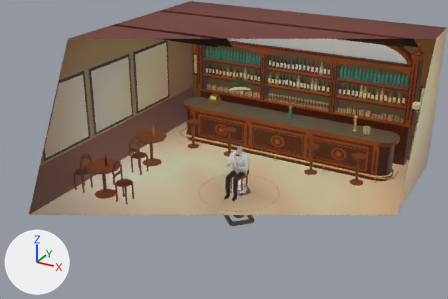
What one commit did to the glTF model src/client/game/assets/boliche.glb.
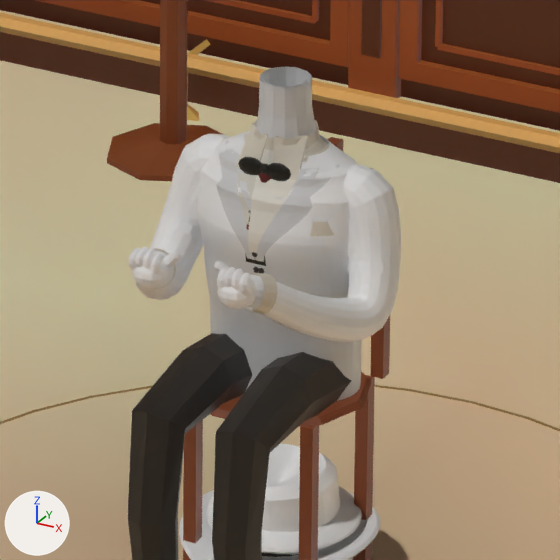
Old and new are each drawn from a camera (50 mm lens) standing at (6.056, -11.756, 6.904) and looking at (-0.343, -0.122, 1.087) and again close up on the part from 48% to 59% of the width and 47% to 64% of the height. Arrows for +X, +Y and +Z are at lower left; the lights stay in place. The last two pictures show the newer version. Everything nearer to the camera than a plane just in front of the edit is cut away. Where no turn or scale is listed for an object, it has been applied to the vertices. Vertices at exactly the same position are counted once.

The first close-up shows 'boliche', 'cabeza', 'cuerpo', 'mesa', 'silla'.
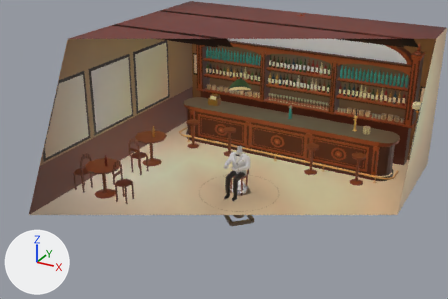
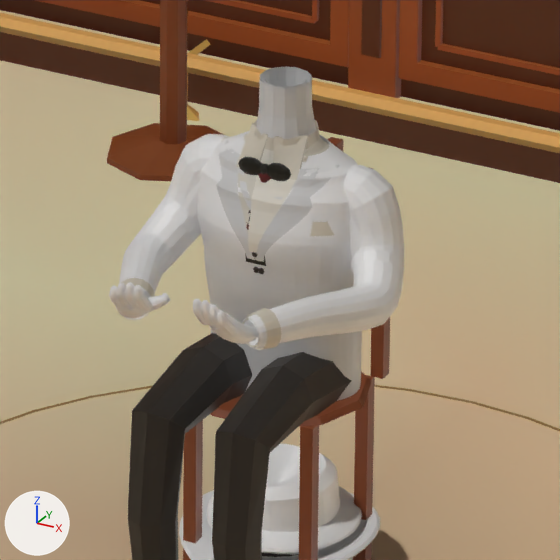
Where the newer file only moved an object's origin or applied its transform, the numbers keep the older frame.

The change, as a diff of the scene's bpy script:
```diff
--- a/src/client/game/assets/boliche.glb.py
+++ b/src/client/game/assets/boliche.glb.py
@@ me_cuerpo @@
 # used by ob_cuerpo; location = (0.0, -0.179, 0.588)
-me_cuerpo.from_pydata(...)  # 10112 vertices, 18717 faces; spans x -0.287..0.287, y -0.331..0.331, z -0.583..0.583
+me_cuerpo.from_pydata(...)  # 10878 vertices, 20192 faces; spans x -0.311..0.311, y -0.338..0.331, z -0.583..0.583
+# me_cuerpo part 1: a new loose piece, a UV sphere (9 segments, 5 rings, poles along z) spanning x -0.096..-0.08, y -0.337..-0.321, z 0.281..0.299, in mat_defaultmaterial_003
+# me_cuerpo part 2: a new loose piece, a UV sphere (9 segments, 5 rings, poles along z) spanning x -0.077..-0.06, y -0.337..-0.321, z 0.28..0.298, in mat_defaultmaterial_003
+# me_cuerpo part 3: a new loose piece, a UV sphere (9 segments, 5 rings, poles along z) spanning x -0.061..-0.041, y -0.255..-0.236, z 0.224..0.245, in mat_defaultmaterial_003
+# me_cuerpo part 4: a new loose piece, a UV sphere (9 segments, 5 rings, poles along z) spanning x 0.08..0.096, y -0.337..-0.321, z 0.281..0.299, in mat_defaultmaterial_003
+# me_cuerpo part 5: the loose piece of 32 vertices spanning x -0.166..-0.079, y -0.194..-0.12, z 0.207..0.296 is multiplied about its middle by the matrix ((0.988, 0.064, 0.143), (-0.017, 0.952, -0.307), (-0.156, 0.301, 0.941)), then moved by (-0.03, -0.037, -0.061)
+# me_cuerpo part 6: the loose piece of 32 vertices spanning x 0.079..0.166, y -0.194..-0.12, z 0.207..0.296 is multiplied about its middle by the matrix ((0.988, -0.064, -0.143), (0.017, 0.952, -0.307), (0.156, 0.301, 0.941)), then moved by (0.03, -0.037, -0.061)
+# me_cuerpo part 7: the loose piece of 24 vertices spanning x -0.279..-0.172, y 0.112..0.217, z 0.161..0.236 is multiplied about its middle by the matrix ((0.988, 0.062, 0.138), (-0.103, 0.943, 0.315), (-0.111, -0.326, 0.939)), then moved by (-0.012, -0.006, 0.013)
+# me_cuerpo part 8: the loose piece of 24 vertices spanning x 0.172..0.279, y 0.112..0.217, z 0.161..0.236 is multiplied about its middle by the matrix ((0.988, -0.062, -0.138), (0.103, 0.943, 0.315), (0.111, -0.326, 0.939)), then moved by (0.012, -0.006, 0.013)
+# me_cuerpo part 9: 24 loose pieces with 952 vertices, spanning x -0.141..0.14, y -0.255..-0.162, z 0.235..0.333, are deleted
+# me_cuerpo part 10: 35 vertices moved within x -0.19..0.19, y 0.057..0.255, z 0.232..0.404; 2197 vertices removed from x -0.287..0.287, y -0.198..0.263, z 0.071..0.406; 3459 vertices added at x -0.311..0.311, y -0.338..0.263, z 0.109..0.406
+# other edits to the shape of me_cuerpo do not show in these pictures
 me_cuerpo.materials.append(mat_defaultmaterial_003)
```

Location of each change, [x1, y1, x2, y2] in pixels of the close-ups (560 x 560 px; the box of a moved part takes in the faces that stretch with it):
'cuerpo', reshaped: before [128, 66, 401, 560]; after [109, 66, 404, 560]
part 1 of me_cuerpo, added: after [126, 282, 134, 289]
part 2 of me_cuerpo, added: after [134, 285, 142, 291]
part 3 of me_cuerpo, added: after [161, 295, 170, 304]
part 4 of me_cuerpo, added: after [201, 300, 209, 306]
part 5 of me_cuerpo, moved or reshaped: before [154, 248, 176, 289]; after [116, 278, 155, 320]
part 6 of me_cuerpo, moved or reshaped: before [244, 273, 278, 314]; after [246, 308, 281, 350]
part 7 of me_cuerpo, moved or reshaped: before [160, 212, 203, 240]; after [156, 200, 201, 238]
part 8 of me_cuerpo, moved or reshaped: before [347, 261, 394, 275]; after [351, 250, 400, 274]
part 9 of me_cuerpo, deleted: before [129, 247, 256, 309]
part 10 of me_cuerpo, moved or reshaped: before [136, 134, 401, 342]; after [109, 134, 404, 348]
